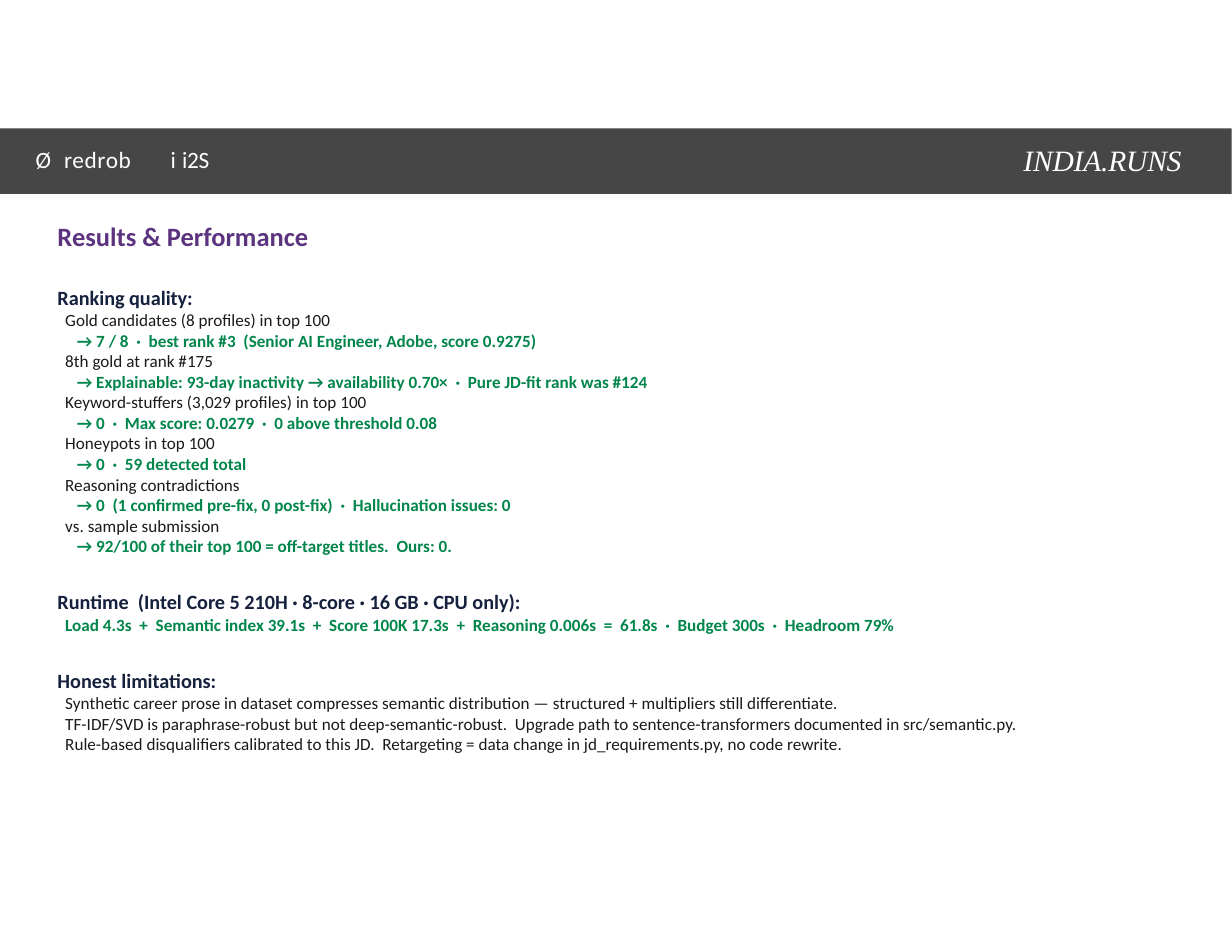
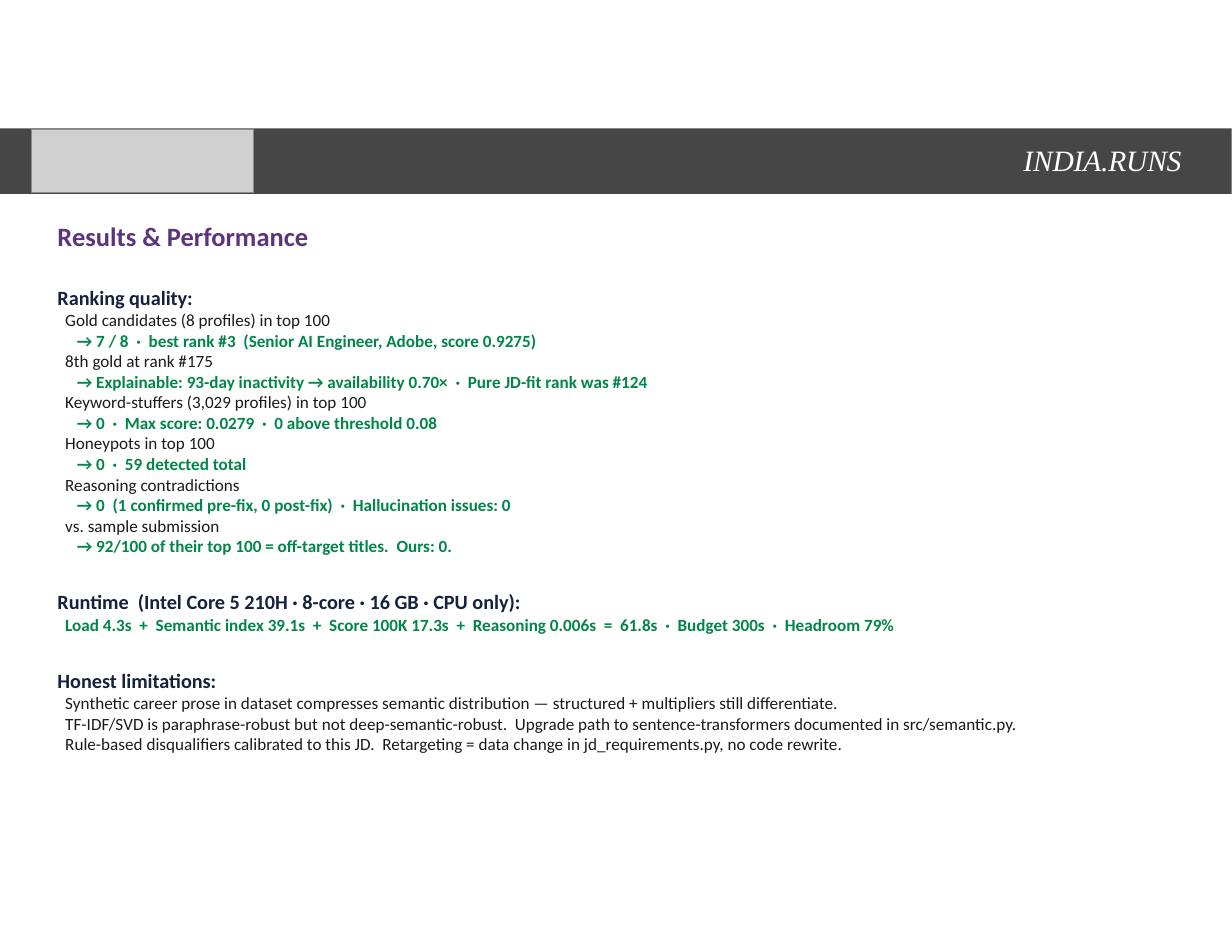
Before and after one commit to suriyaprakash-25/redrob-ranker, a slide deck: slide 8 of HackerX_Methodology.pptx. Drawn at 1232x952 pixels with LibreOffice and Linux fonts; fonts in the diff are those of the drawing; grey boxes stand for pictures; background and template pictures are left out. Boxes give left, top, right and bottom in pixels: in the first picture for what was removed or moved away, otherwise in the second. Text is boxed around its words. In the diff, an @@ line names an element or a change of style, - is before the commit and + after.

```diff
--- a/HackerX_Methodology.pptx
+++ b/HackerX_Methodology.pptx
@@ picture added at (31, 130, 254, 193) @@
@@ text removed at (36, 152, 131, 169) @@
-Ø redrob
@@ text removed at (171, 152, 209, 168) @@
-i i2S
```
Also in this commit, not shown: 5 other slides changed, 1 slide added, 1 slide removed, 1 other file.
